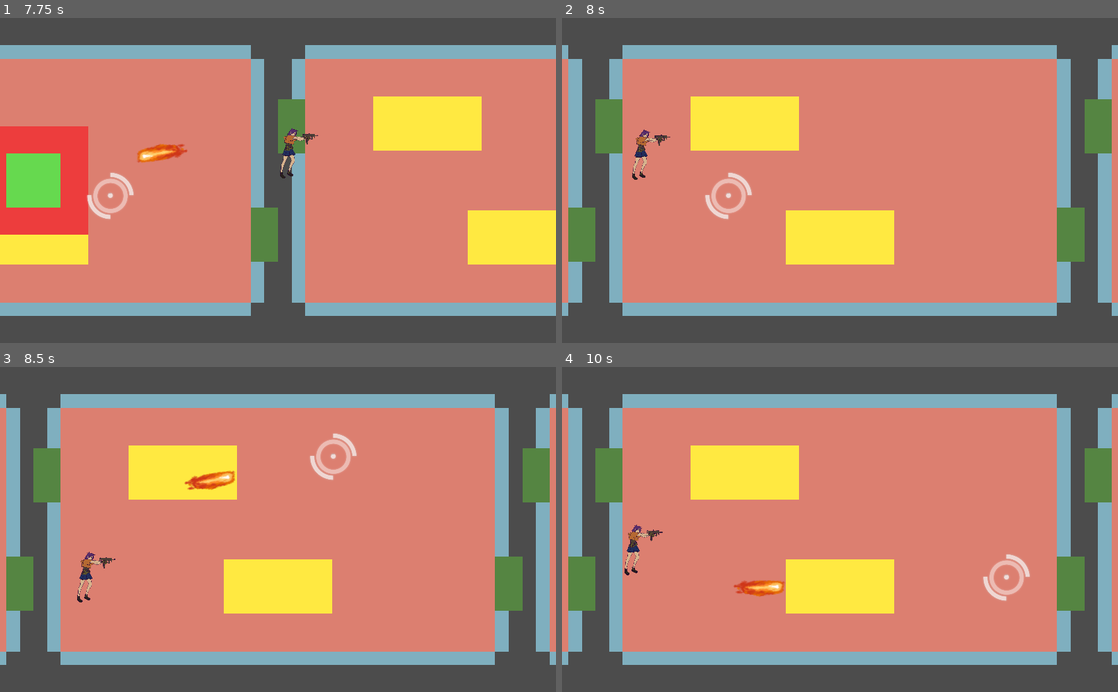
Above: before the commit, frames 1-4 (two rows, left to right).
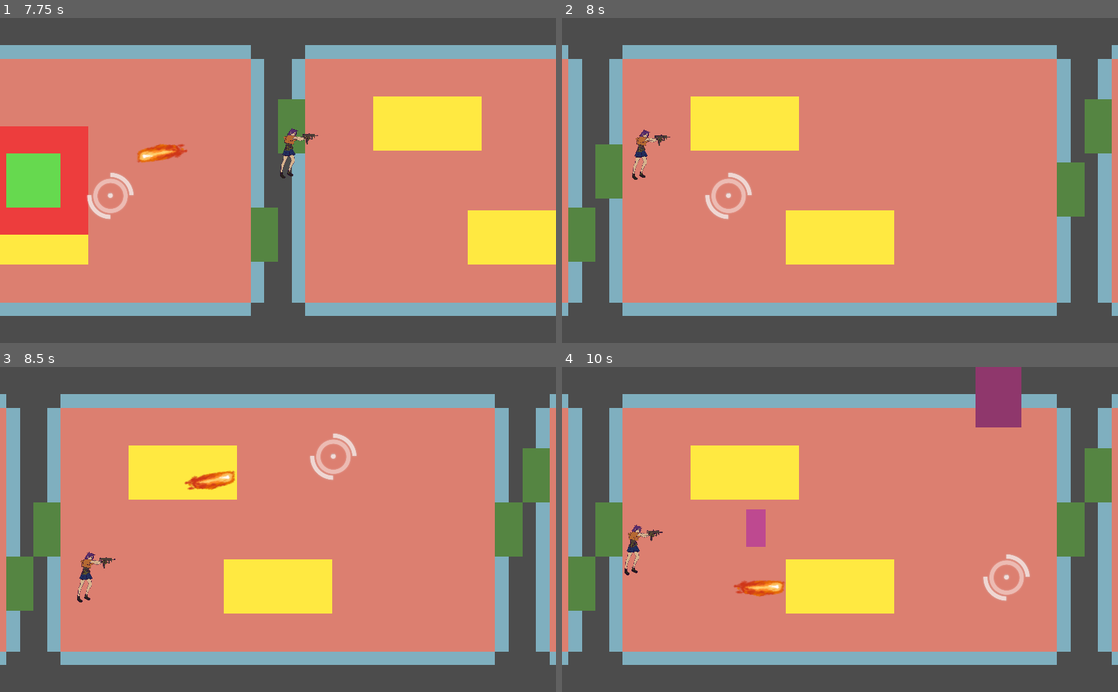
Above: after the commit, the same moments.

Repository: htw6174/purge-cycle
Game: Godot game, scene res://main.tscn
Same seed, same stepped clock (60 frames per second), same inputs: the game is played once before the commit and once after it.
Inputs (mouse positions are in pixels of both pictures, inside the frame that each line leads up to):
- Up to frame 1 (7.75 s): move the mouse to (400, 164) at 0.52 s; hold Right (move_right) 0.53-1.28 s; tap Space (fire_primary) every 0.75 s from 0.6 to 7.35 s; move the mouse to (166, 196) at 1.27 s; hold Down (move_down) 1.28-2.03 s; move the mouse to (333, 109) at 2.02 s; hold Right (move_right) 2.03-2.78 s; move the mouse to (250, 245) at 2.77 s; hold Up (move_up) 2.78-3.53 s; move the mouse to (444, 229) at 3.52 s; hold Left (move_left) 3.53-5.03 s; move the mouse to (111, 131) at 4.27 s; move the mouse to (305, 180) at 5.02 s; hold Down (move_down) 5.03-5.78 s; move the mouse to (194, 99) at 5.77 s; hold Right (move_right) 5.78-6.53 s; move the mouse to (400, 164) at 6.52 s; hold Up (move_up) 6.53-7.28 s; move the mouse to (166, 196) at 7.27 s; hold Right (move_right) from 7.28 s (still down)
- Up to frame 2 (8 s): keep holding Right (move_right)
- Up to frame 3 (8.5 s): move the mouse to (333, 458) at 8.02 s; release Right (move_right) at 8.03 s; hold Down (move_down) from 8.03 s (still down); tap Space (fire_primary) at 8.1 s
- Up to frame 4 (10 s): move the mouse to (812, 594) at 8.77 s; release Down (move_down) at 8.78 s; hold Left (move_left) 8.78-9.53 s; tap Space (fire_primary) at 8.85, 9.6 s; move the mouse to (1006, 578) at 9.52 s; hold Up (move_up) from 9.53 s (still down)

Frame 1 is identical in both runs. In frame 2, 2.7% of the frame differs, in the area x 6-94%, y 25-75%; in frame 3, 3.3%; in frame 4, 5.2%, in the area x 6-94%, y 0-75%.

Commit message:
basic spawning logic; enemy presets

Diff:
--- a/enemy/ai_test.tscn
+++ b/enemy/ai_test.tscn
@@ -1,8 +1,12 @@
-[gd_scene load_steps=4 format=2]
+[gd_scene load_steps=8 format=2]
 
 [ext_resource path="res://player/player.tscn" type="PackedScene" id=1]
 [ext_resource path="res://enemy/enemy_base.tscn" type="PackedScene" id=2]
 [ext_resource path="res://room/combat_room.tscn" type="PackedScene" id=3]
+[ext_resource path="res://enemy/presets/easy_basic.tres" type="Resource" id=4]
+[ext_resource path="res://enemy/presets/easy_tank.tres" type="Resource" id=5]
+[ext_resource path="res://enemy/presets/easy_speedy.tres" type="Resource" id=6]
+[ext_resource path="res://enemy/presets/medium_basic.tres" type="Resource" id=7]
 
 [node name="Node2D" type="Node2D"]
 
@@ -14,12 +18,16 @@
 
 [node name="Enemy1" parent="Enemies" instance=ExtResource( 2 )]
 position = Vector2( -66, -21 )
+preset = ExtResource( 4 )
 
 [node name="Enemy2" parent="Enemies" instance=ExtResource( 2 )]
 position = Vector2( 66, -19 )
+preset = ExtResource( 6 )
 
 [node name="Enemy3" parent="Enemies" instance=ExtResource( 2 )]
 position = Vector2( -73, 43 )
+preset = ExtResource( 5 )
 
 [node name="Enemy4" parent="Enemies" instance=ExtResource( 2 )]
 position = Vector2( 73, 43 )
+preset = ExtResource( 7 )
--- a/enemy/enemy.gd
+++ b/enemy/enemy.gd
@@ -1,15 +1,20 @@
 extends KinematicBody2D
 
-export(int) var hazard_rating: int = 1
-export(int) var hp_max: int = 1
-export(float) var move_speed: float = 20
+class_name Enemy
+
+export(Resource) var preset: Resource # EnemyPreset
 
 var hp_current: int
 
 var target: Node2D
 
+signal died()
+
 func _ready():
-	hp_current = hp_max
+	assert(preset != null and preset is EnemyPreset)
+	hp_current = preset.hp_max
+	self.scale *= preset.size_scale
+	$AnimationPlayer.play("spawn_drop")
 
 func _physics_process(delta):
 	if target == null:
@@ -18,11 +23,12 @@
 			target = player_nodes[0]
 	if target:
 		var to_vector = self.global_position.direction_to(target.global_position)
-		self.move_and_slide(to_vector * move_speed)
+		self.move_and_slide(to_vector * preset.move_speed)
 
 func take_damage(amount: int):
 	hp_current -= amount
 	if hp_current <= 0:
+		emit_signal("died")
 		self.queue_free()
 
 
--- a/enemy/enemy_base.tscn
+++ b/enemy/enemy_base.tscn
@@ -8,6 +8,115 @@
 [sub_resource type="CapsuleShape2D" id=2]
 radius = 5.0
 height = 10.0
+
+[sub_resource type="Animation" id=3]
+length = 0.001
+tracks/0/type = "value"
+tracks/0/path = NodePath(".:position")
+tracks/0/interp = 1
+tracks/0/loop_wrap = true
+tracks/0/imported = false
+tracks/0/enabled = true
+tracks/0/keys = {
+"times": PoolRealArray( 0 ),
+"transitions": PoolRealArray( 1 ),
+"update": 0,
+"values": [ Vector2( 0, 0 ) ]
+}
+tracks/1/type = "value"
+tracks/1/path = NodePath(".:modulate")
+tracks/1/interp = 1
+tracks/1/loop_wrap = true
+tracks/1/imported = false
+tracks/1/enabled = true
+tracks/1/keys = {
+"times": PoolRealArray( 0 ),
+"transitions": PoolRealArray( 1 ),
+"update": 0,
+"values": [ Color( 1, 1, 1, 1 ) ]
+}
+tracks/2/type = "bezier"
+tracks/2/path = NodePath(".:position:x")
+tracks/2/interp = 1
+tracks/2/loop_wrap = true
+tracks/2/imported = false
+tracks/2/enabled = true
+tracks/2/keys = {
+"points": PoolRealArray( 0, -0.25, 0, 0.25, 0 ),
+"times": PoolRealArray( 0 )
+}
+tracks/3/type = "bezier"
+tracks/3/path = NodePath(".:position:y")
+tracks/3/interp = 1
+tracks/3/loop_wrap = true
+tracks/3/imported = false
+tracks/3/enabled = true
+tracks/3/keys = {
+"points": PoolRealArray( 0, -0.25, 0, 0.25, 0 ),
+"times": PoolRealArray( 0 )
+}
+tracks/4/type = "value"
+tracks/4/path = NodePath(".:visible")
+tracks/4/interp = 1
+tracks/4/loop_wrap = true
+tracks/4/imported = false
+tracks/4/enabled = true
+tracks/4/keys = {
+"times": PoolRealArray( 0 ),
+"transitions": PoolRealArray( 1 ),
+"update": 0,
+"values": [ true ]
+}
+tracks/5/type = "value"
+tracks/5/path = NodePath(".:physics_interpolation_mode")
+tracks/5/interp = 1
+tracks/5/loop_wrap = true
+tracks/5/imported = false
+tracks/5/enabled = true
+tracks/5/keys = {
+"times": PoolRealArray( 0 ),
+"transitions": PoolRealArray( 1 ),
+"update": 0,
+"values": [ 0 ]
+}
+
+[sub_resource type="Animation" id=4]
+resource_name = "spawn_drop"
+length = 0.5
+tracks/0/type = "value"
+tracks/0/path = NodePath(".:modulate")
+tracks/0/interp = 1
+tracks/0/loop_wrap = true
+tracks/0/imported = false
+tracks/0/enabled = true
+tracks/0/keys = {
+"times": PoolRealArray( 0, 0.3, 0.5 ),
+"transitions": PoolRealArray( 1, 1, 1 ),
+"update": 0,
+"values": [ Color( 0, 0, 0, 1 ), Color( 0, 0, 0, 1 ), Color( 1, 1, 1, 1 ) ]
+}
+tracks/1/type = "bezier"
+tracks/1/path = NodePath(".:position:y")
+tracks/1/interp = 1
+tracks/1/loop_wrap = true
+tracks/1/imported = false
+tracks/1/enabled = true
+tracks/1/keys = {
+"points": PoolRealArray( -30, -0.25, 0, 0.25, 0, 0, -0.2, -22.3549, 0.25, 0 ),
+"times": PoolRealArray( 0, 0.5 )
+}
+tracks/2/type = "value"
+tracks/2/path = NodePath(".:visible")
+tracks/2/interp = 1
+tracks/2/loop_wrap = true
+tracks/2/imported = false
+tracks/2/enabled = true
+tracks/2/keys = {
+"times": PoolRealArray( 0 ),
+"transitions": PoolRealArray( 1 ),
+"update": 1,
+"values": [ true ]
+}
 
 [node name="Enemy" type="KinematicBody2D"]
 collision_layer = 17
@@ -29,4 +138,8 @@
 position = Vector2( 0, -10 )
 shape = SubResource( 2 )
 
+[node name="AnimationPlayer" type="AnimationPlayer" parent="."]
+anims/RESET = SubResource( 3 )
+anims/spawn_drop = SubResource( 4 )
+
 [connection signal="area_entered" from="HitBoxArea" to="." method="_on_HitBoxArea_area_entered"]
--- /dev/null
+++ b/enemy/enemy_preset.gd
@@ -0,0 +1,8 @@
+extends Resource
+
+class_name EnemyPreset
+
+export(int) var hazard: int = 1
+export(int) var hp_max: int = 1
+export(float) var move_speed: float = 20.0
+export(float) var size_scale: float = 1.0
--- /dev/null
+++ b/enemy/presets/easy_basic.tres
@@ -0,0 +1,10 @@
+[gd_resource type="Resource" load_steps=2 format=2]
+
+[ext_resource path="res://enemy/enemy_preset.gd" type="Script" id=1]
+
+[resource]
+script = ExtResource( 1 )
+hazard = 1
+hp_max = 1
+move_speed = 20.0
+size_scale = 1.0
--- /dev/null
+++ b/enemy/presets/easy_speedy.tres
@@ -0,0 +1,10 @@
+[gd_resource type="Resource" load_steps=2 format=2]
+
+[ext_resource path="res://enemy/enemy_preset.gd" type="Script" id=1]
+
+[resource]
+script = ExtResource( 1 )
+hazard = 2
+hp_max = 1
+move_speed = 40.0
+size_scale = 0.5
--- /dev/null
+++ b/enemy/presets/easy_tank.tres
@@ -0,0 +1,10 @@
+[gd_resource type="Resource" load_steps=2 format=2]
+
+[ext_resource path="res://enemy/enemy_preset.gd" type="Script" id=1]
+
+[resource]
+script = ExtResource( 1 )
+hazard = 2
+hp_max = 3
+move_speed = 20.0
+size_scale = 1.3
--- /dev/null
+++ b/enemy/presets/hard_basic.tres
@@ -0,0 +1,10 @@
+[gd_resource type="Resource" load_steps=2 format=2]
+
+[ext_resource path="res://enemy/enemy_preset.gd" type="Script" id=1]
+
+[resource]
+script = ExtResource( 1 )
+hazard = 4
+hp_max = 4
+move_speed = 30.0
+size_scale = 1.0
--- /dev/null
+++ b/enemy/presets/hard_speedy.tres
@@ -0,0 +1,10 @@
+[gd_resource type="Resource" load_steps=2 format=2]
+
+[ext_resource path="res://enemy/enemy_preset.gd" type="Script" id=1]
+
+[resource]
+script = ExtResource( 1 )
+hazard = 6
+hp_max = 2
+move_speed = 80.0
+size_scale = 0.7
--- /dev/null
+++ b/enemy/presets/hard_tank.tres
@@ -0,0 +1,10 @@
+[gd_resource type="Resource" load_steps=2 format=2]
+
+[ext_resource path="res://enemy/enemy_preset.gd" type="Script" id=1]
+
+[resource]
+script = ExtResource( 1 )
+hazard = 10
+hp_max = 10
+move_speed = 20.0
+size_scale = 1.7
--- /dev/null
+++ b/enemy/presets/medium_basic.tres
@@ -0,0 +1,10 @@
+[gd_resource type="Resource" load_steps=2 format=2]
+
+[ext_resource path="res://enemy/enemy_preset.gd" type="Script" id=1]
+
+[resource]
+script = ExtResource( 1 )
+hazard = 2
+hp_max = 2
+move_speed = 25.0
+size_scale = 1.0
--- /dev/null
+++ b/enemy/presets/medium_speedy.tres
@@ -0,0 +1,10 @@
+[gd_resource type="Resource" load_steps=2 format=2]
+
+[ext_resource path="res://enemy/enemy_preset.gd" type="Script" id=1]
+
+[resource]
+script = ExtResource( 1 )
+hazard = 4
+hp_max = 1
+move_speed = 60.0
+size_scale = 0.6
--- /dev/null
+++ b/enemy/presets/medium_tank.tres
@@ -0,0 +1,10 @@
+[gd_resource type="Resource" load_steps=2 format=2]
+
+[ext_resource path="res://enemy/enemy_preset.gd" type="Script" id=1]
+
+[resource]
+script = ExtResource( 1 )
+hazard = 6
+hp_max = 6
+move_speed = 20.0
+size_scale = 1.5
--- /dev/null
+++ b/enemy/spawner.gd
@@ -0,0 +1,85 @@
+extends Node2D
+
+class_name Spawner
+
+export(float) var spawn_interval: float = 1.0
+export(String) var enemy_presets_directory = "res://enemy/presets/"
+export(PackedScene) var enemy_scene: PackedScene
+
+# TODO: should bucket by cost
+var presets: Array # Array of EnemyPreset
+
+var wave_enemies: Array
+var wave_spawn_index: int = 0
+var died_count: int = 0
+
+signal spawning_started()
+signal spawning_finished()
+signal all_spawned_are_dead()
+
+func _ready():
+	# load presets
+	var dir = Directory.new()
+	if dir.open(enemy_presets_directory) == OK:
+		dir.list_dir_begin(true, true)
+		var filename: String = dir.get_next()
+		while filename != "":
+			# load file if resource
+			if filename.ends_with(".tres"):
+				presets.append(load(enemy_presets_directory + filename))
+			filename = dir.get_next()
+
+func spawn_wave(tokens: int):
+	# check if wave is in progress
+	if not $Timer.is_stopped():
+		return
+	# setup
+	var is_elite = (randi() % 2) as bool
+	var wave_budget: int = tokens
+	var count_to_spawn: int
+	if is_elite:
+		count_to_spawn = (randi() % 3) + 1 # 1-3
+	else:
+		count_to_spawn = Defs.WAVE_MAX_SIZE
+	# determine preset mix
+	wave_enemies = []
+	while count_to_spawn > 0:
+		var enemy_budget: int = int(wave_budget / count_to_spawn)
+		var preset = get_preset_by_cost(enemy_budget)
+		wave_enemies.append(preset)
+		count_to_spawn -= 1
+		wave_budget -= preset.hazard # could be less than budgeted cost
+	wave_enemies.shuffle()
+	# start timer
+	wave_spawn_index = 0
+	died_count = 0
+	$Timer.wait_time = spawn_interval
+	$Timer.start()
+	emit_signal("spawning_started")
+
+func get_preset_by_cost(tokens: int) -> EnemyPreset:
+	# TODO: get random preset with cost <= tokens
+	return presets[randi() % presets.size()]
+
+func spawn_enemy(preset: EnemyPreset):
+	var new_enemy = enemy_scene.instance() as Enemy
+	new_enemy.preset = preset
+	new_enemy.connect("died", self, "_on_Enemy_died")
+	new_enemy.visible = false
+	self.add_child(new_enemy)
+
+func spawn_next():
+	if wave_spawn_index < wave_enemies.size():
+		spawn_enemy(wave_enemies[wave_spawn_index])
+		wave_spawn_index += 1
+	if wave_spawn_index >= wave_enemies.size():
+		$Timer.stop()
+		emit_signal("spawning_finished")
+
+func _on_Timer_timeout():
+	spawn_next()
+
+func _on_Enemy_died():
+	died_count += 1
+	if died_count == wave_enemies.size():
+		emit_signal("all_spawned_are_dead")
--- /dev/null
+++ b/enemy/spawner.tscn
@@ -0,0 +1,12 @@
+[gd_scene load_steps=3 format=2]
+
+[ext_resource path="res://enemy/spawner.gd" type="Script" id=1]
+[ext_resource path="res://enemy/enemy_base.tscn" type="PackedScene" id=2]
+
+[node name="Spawner" type="Node2D"]
+script = ExtResource( 1 )
+enemy_scene = ExtResource( 2 )
+
+[node name="Timer" type="Timer" parent="."]
+
+[connection signal="timeout" from="Timer" to="." method="_on_Timer_timeout"]
--- a/game_logic/defs.gd
+++ b/game_logic/defs.gd
@@ -11,3 +11,5 @@
 
 # used to convert int to vec2 via the Direction enum
 const direction_vectors: Array = [Vector2.UP, Vector2.DOWN, Vector2.RIGHT, Vector2.LEFT]
+
+const WAVE_MAX_SIZE: int = 10
--- a/project.godot
+++ b/project.godot
@@ -24,6 +24,16 @@
 "language": "GDScript",
 "path": "res://room/door.gd"
 }, {
+"base": "KinematicBody2D",
+"class": "Enemy",
+"language": "GDScript",
+"path": "res://enemy/enemy.gd"
+}, {
+"base": "Resource",
+"class": "EnemyPreset",
+"language": "GDScript",
+"path": "res://enemy/enemy_preset.gd"
+}, {
 "base": "Node",
 "class": "LevelController",
 "language": "GDScript",
@@ -43,15 +53,23 @@
 "class": "RoomController",
 "language": "GDScript",
 "path": "res://room/room_controller.gd"
+}, {
+"base": "Node2D",
+"class": "Spawner",
+"language": "GDScript",
+"path": "res://enemy/spawner.gd"
 } ]
 _global_script_class_icons={
 "Bullet": "",
 "Defs": "",
 "Door": "",
+"Enemy": "",
+"EnemyPreset": "",
 "LevelController": "",
 "Player": "",
 "Prompt": "",
-"RoomController": ""
+"RoomController": "",
+"Spawner": ""
 }
 
 [application]
--- a/room/combat_room.tscn
+++ b/room/combat_room.tscn
@@ -1,8 +1,9 @@
-[gd_scene load_steps=6 format=2]
+[gd_scene load_steps=7 format=2]
 
 [ext_resource path="res://room/room_controller.gd" type="Script" id=1]
 [ext_resource path="res://room/door.tscn" type="PackedScene" id=2]
 [ext_resource path="res://room/obstacles/table.tscn" type="PackedScene" id=3]
+[ext_resource path="res://enemy/spawner.tscn" type="PackedScene" id=4]
 
 [sub_resource type="RectangleShape2D" id=3]
 extents = Vector2( 35, 2.5 )
@@ -13,6 +14,7 @@
 [node name="CombatRoom" type="Node2D"]
 script = ExtResource( 1 )
 door_paths = [ NodePath("Walls/Top/Door"), NodePath("Walls/Bottom/Door"), NodePath("Walls/Right/Door"), NodePath("Walls/Left/Door") ]
+spawner_paths = [ NodePath("Spawners/TopLeft") ]
 
 [node name="Floor" type="Polygon2D" parent="."]
 modulate = Color( 0.866667, 0.501961, 0.443137, 1 )
@@ -95,3 +97,8 @@
 
 [node name="Table2" parent="Obstacles" instance=ExtResource( 3 )]
 position = Vector2( 0, 21 )
+
+[node name="Spawners" type="Node2D" parent="."]
+
+[node name="TopLeft" parent="Spawners" instance=ExtResource( 4 )]
+position = Vector2( 66, -32 )
--- a/room/door.tscn
+++ b/room/door.tscn
@@ -29,7 +29,7 @@
 tracks/0/imported = false
 tracks/0/enabled = true
 tracks/0/keys = {
-"times": PoolRealArray( 0, 0.3 ),
+"times": PoolRealArray( 0.2, 0.5 ),
 "transitions": PoolRealArray( 1, 1 ),
 "update": 0,
 "values": [ Vector2( 20, -5 ), Vector2( 0, -5 ) ]
--- a/room/level_controller.gd
+++ b/room/level_controller.gd
@@ -51,6 +51,7 @@
 	var next_room_position: Vector2 = Vector2(0, mid_row)
 	# store for signal after generation is complete
 	var entry_room = create_room(next_room_position.x, next_room_position.y)
+	entry_room.is_hostile = false
 	var level_exit = exit_scene.instance() as Node2D
 	# add level exit to first room
 	entry_room.add_child(level_exit)
@@ -77,7 +78,8 @@
 		next_room_direction = valid[randi() % valid.size()]
 		next_room_position += Defs.direction_vectors[next_room_direction]
 		next_room_inside = is_position_inside_level(next_room_position)
-	# TODO: add purge cycle switch to last room
+	# add purge cycle switch to last room
+	instanced_room.is_hostile = false
 	var purge_switch = switch_scene.instance() as Node2D
 	instanced_room.add_child(purge_switch)
 	#purge_switch.position = instanced_room.position
--- a/room/room_controller.gd
+++ b/room/room_controller.gd
@@ -3,9 +3,11 @@
 class_name RoomController
 
 export(Array, NodePath) var door_paths: Array
+export(Array, NodePath) var spawner_paths: Array
 
-var is_exitable = true
+var is_hostile = true
 var doors: Array # Array of Door
+var spawners: Array # Array of Spawner
 
 # Should be set when instancing
 var level_position: Vector2
@@ -22,6 +24,11 @@
 		# conditionally enabled and opened later
 		doors[i].visible = false
 		doors[i].is_open = false
+	spawners.resize(spawner_paths.size())
+	for i in spawners.size():
+		spawners[i] = get_node(spawner_paths[i])
+		spawners[i].connect("spawning_finished", self, "_on_Spawner_spawning_finished")
+		spawners[i].connect("all_spawned_are_dead", self, "_on_Spawner_all_spawned_are_dead")
 
 func get_entry_point(direction: int) -> Vector2:
 	# position next to the door when entering FROM given direction
@@ -32,8 +39,15 @@
 
 func activate_room():
 	# enable exit door colliders, start combat wave on first entry
+	# doors are open if room is not hostile, or purge cycle is active
+	# spawning starts if room is hostile or purge cycle is active
 	for door in doors:
-		door.is_open = door.visible and is_exitable
+		door.is_open = door.visible and (not is_hostile)
+	if is_hostile: # TODO: or purge cycle is active
+		for spawner in spawners:
+			spawner.spawn_wave(0) # TODO: determine token budget for room
+		for door in doors:
+			door.close()
 
 func deactivate_room():
 	for door in doors:
@@ -48,4 +62,13 @@
 	if room_entered == self:
 		activate_room()
 
+func _on_Spawner_spawning_finished():
+	pass
+
+func _on_Spawner_all_spawned_are_dead():
+	emit_signal("room_completed")
+	is_hostile = false
+	for door in doors:
+		door.open()
+
 # TODO: add support for variant wall art, random obstacles in each quadrant, random floor panelss
Not shown: 1 places in enemy/enemy_base.tscn that only renumber resources
